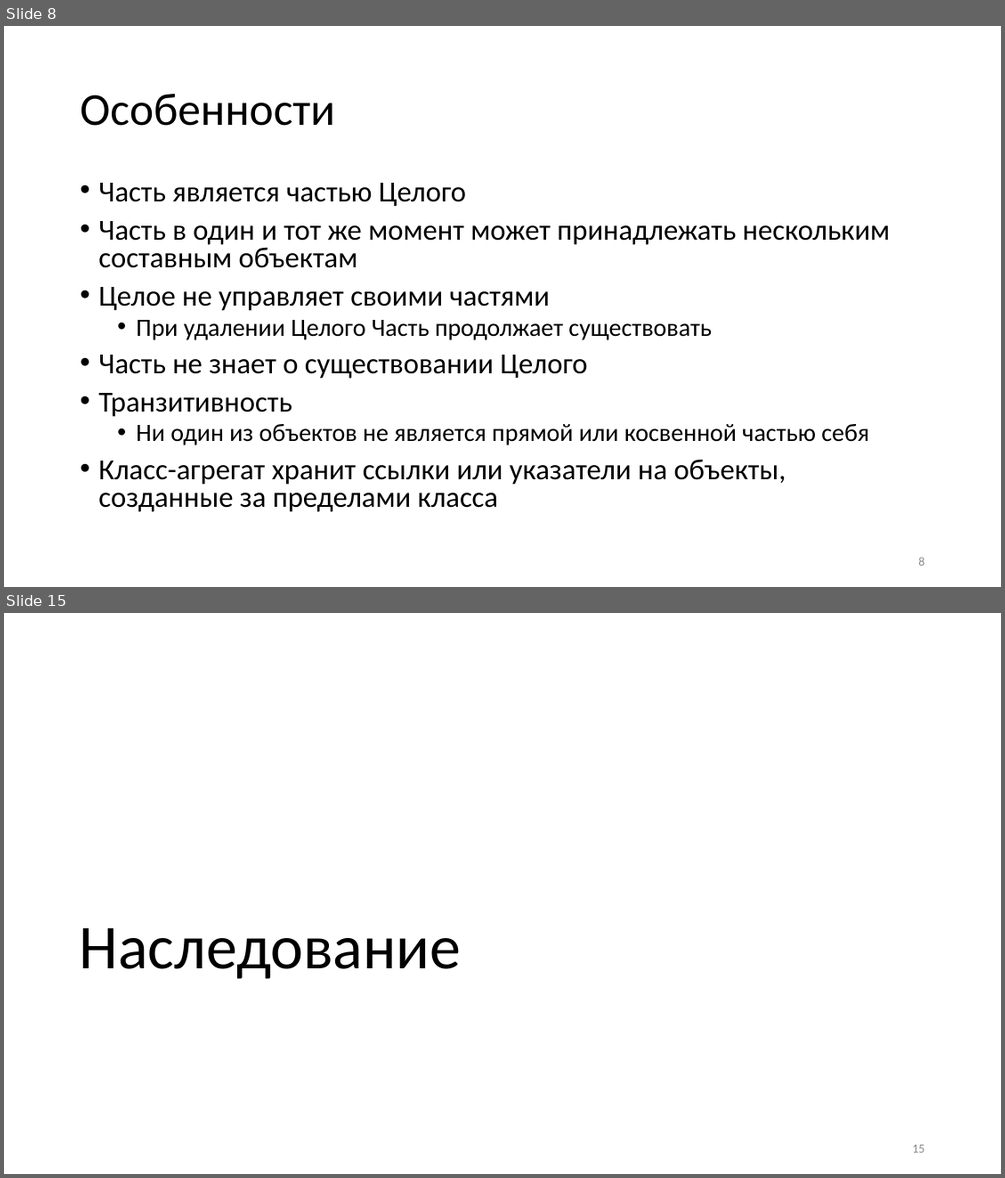
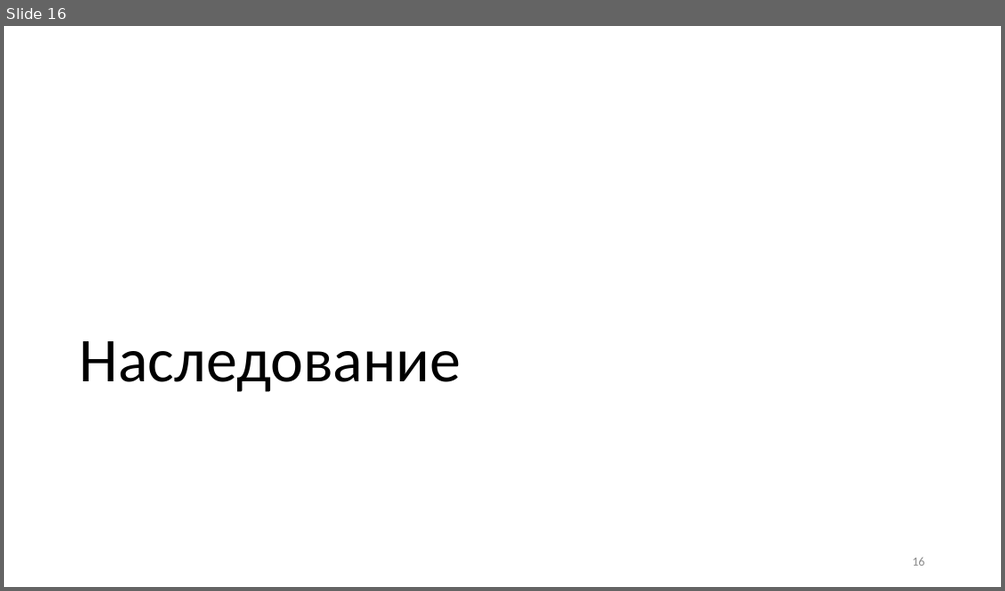
Before and after one commit to alexey-malov/ood, a slide deck: lectures/00.relations/Отношения между классами.pptx. Shown one above the other, each under a label of ours: slides 8 and 15 before the commit, slide 16 after it; the slides between them are not shown. The pictures are 1005x1178 and 1005x591 pixels, drawn with LibreOffice and Linux fonts; fonts in the diff are those of the drawing. Boxes give left, top, right and bottom in pixels: in the first picture for what was removed or moved away, otherwise in the second. Text is boxed around its words. In the diff, an @@ line names an element or a change of style, - is before the commit and + after.

```diff
--- a/lectures/00.relations/Отношения между классами.pptx
+++ b/lectures/00.relations/Отношения между классами.pptx
@@ slide 8 removed at <box>4,26,1001,587</box>, background #FFFFFF @@
@@ title removed at <box>80,94,335,126</box> @@
-Особенности
@@ text removed at <box>98,183,890,512</box> @@
-• Часть является частью Целого
-• Часть в один и тот же момент может принадлежать нескольким составным объектам
-• Целое не управляет своими частями
-  • При удалении Целого Часть продолжает существовать
-• Часть не знает о существовании Целого
-• Транзитивность
-  • Ни один из объектов не является прямой или косвенной частью себя
-• Класс-агрегат хранит ссылки или указатели на объекты, созданные за пределами класса
@@ page number removed at <box>918,556,924,565</box> @@
-8
@@ what was slide 15 is now slide 16 @@
```
Also in this commit, not shown: 11 slides changed, 4 slides added, 3 other slides removed, 1 other file.
